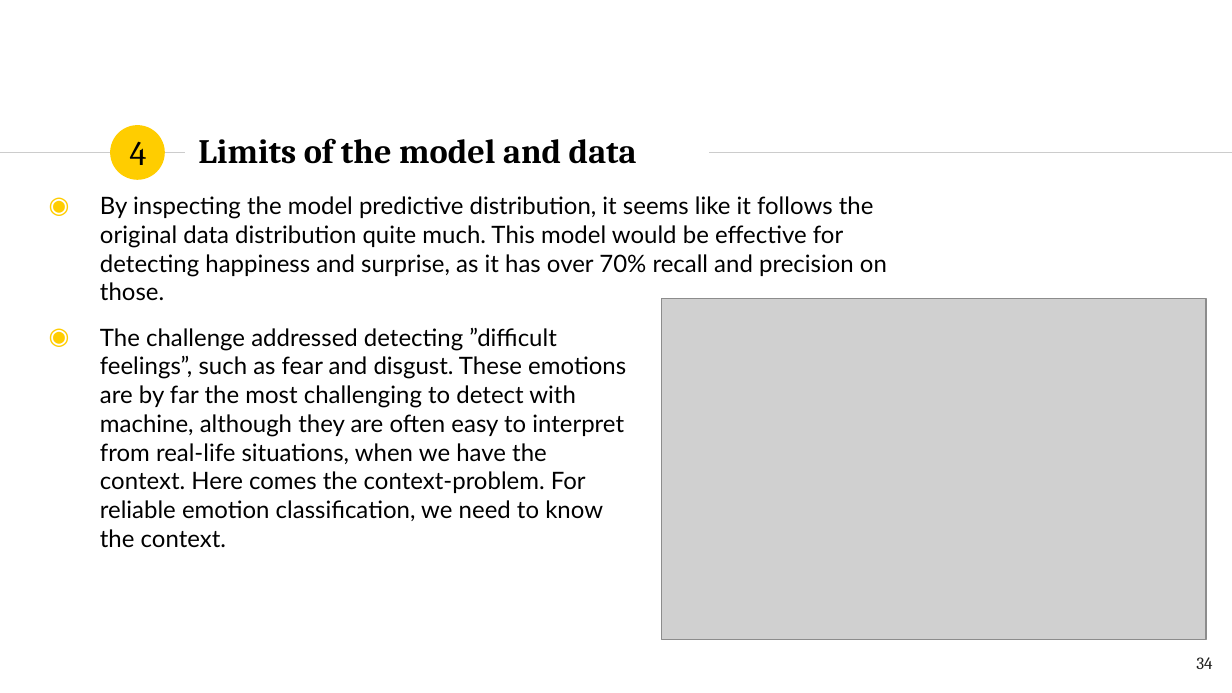
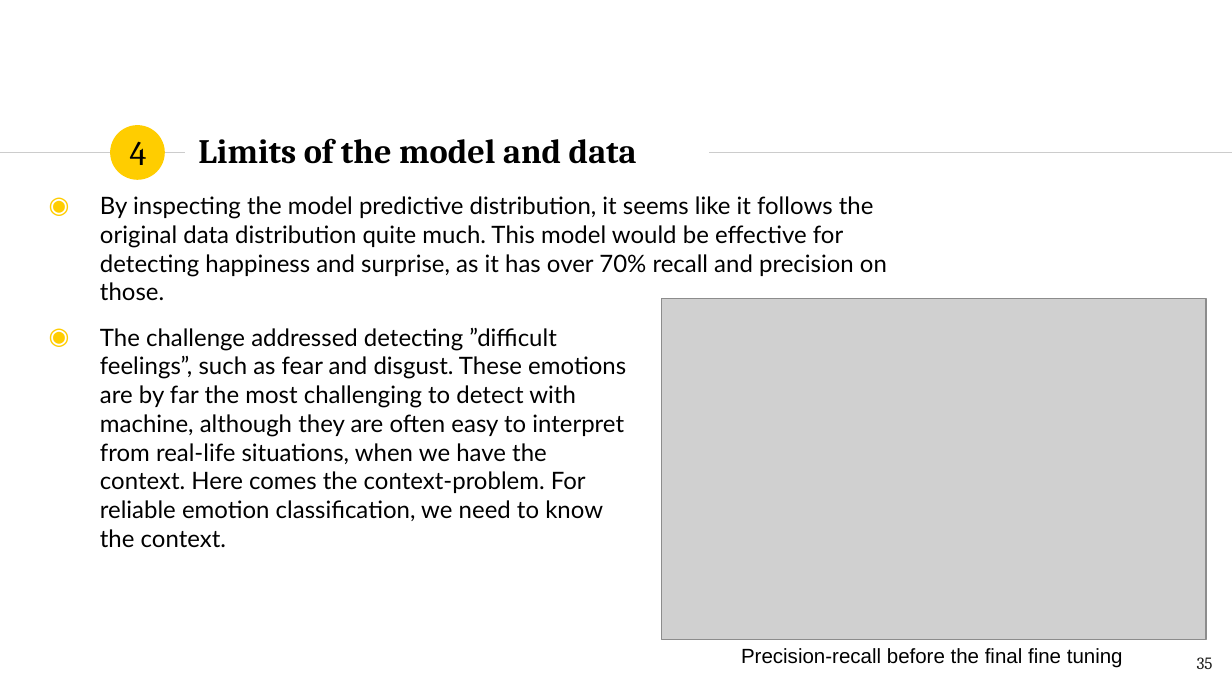
Before and after one commit to TeemuSo/Loop-Q-prize, a slide deck: slide 35 of reports/Sormunen, Teemu_Overview.pptx (slide 34 before the commit). Drawn at 1232x693 pixels with LibreOffice and Linux fonts; fonts in the diff are those of the drawing; grey boxes stand for pictures. Boxes give left, top, right and bottom in pixels: in the first picture for what was removed or moved away, otherwise in the second. Text is boxed around its words. In the diff, an @@ line names an element or a change of style, - is before the commit and + after.

```diff
--- a/reports/Sormunen, Teemu_Overview.pptx
+++ b/reports/Sormunen, Teemu_Overview.pptx
@@ text added at box(741, 648, 1123, 668), 12 pt, text #000000 @@
+Precision-recall before the final fine tuning
@@ page number at box(1197, 657, 1213, 669): text changed @@
-34
+35
```
Also in this commit, not shown: 9 other slides changed, 1 slide added, 1 other file.
